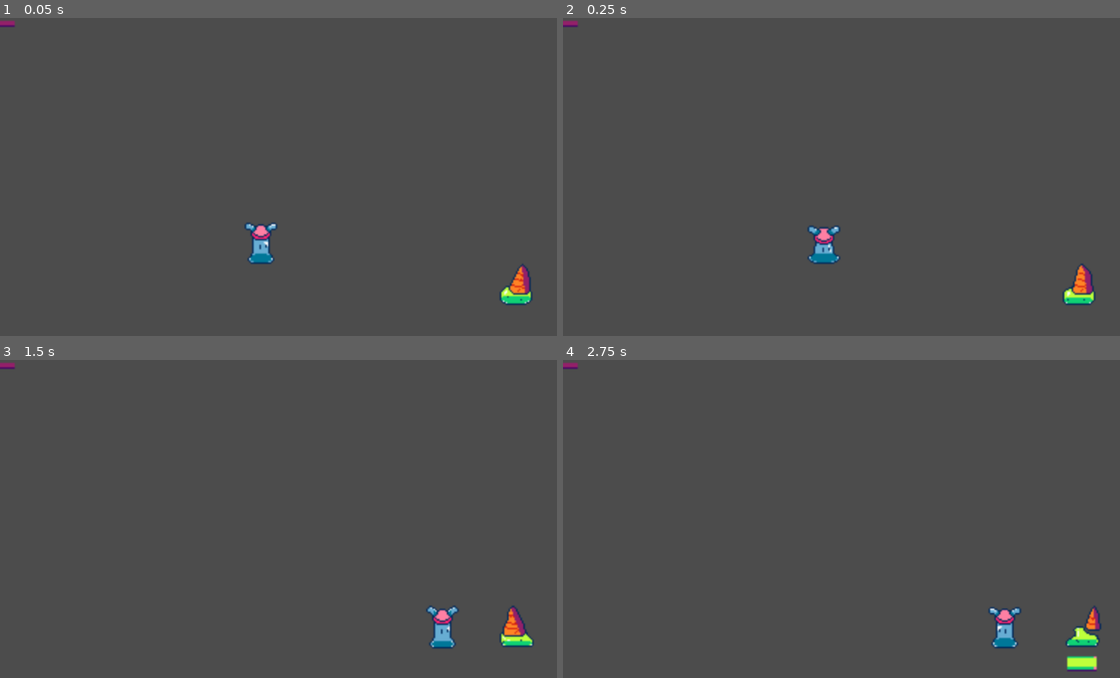
Above: before the commit, frames 1-4 (two rows, left to right).
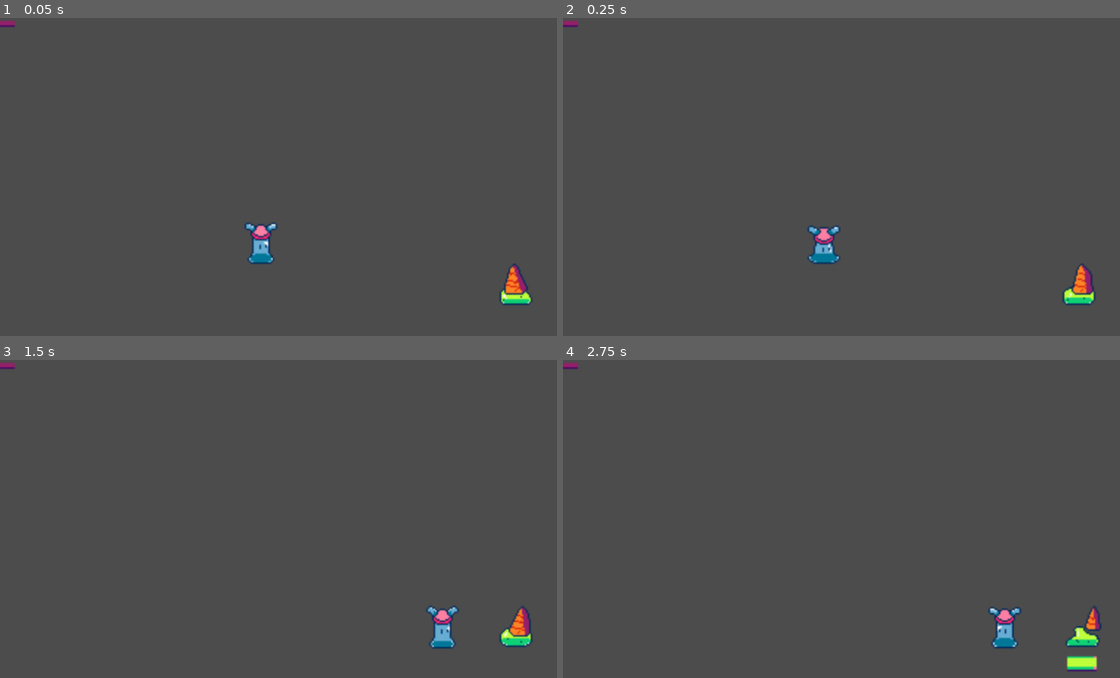
Above: after the commit, the same moments.

Repository: etherware-novice/slime-godot-game
Game: Godot game, scene res://Main.tscn
The game is run twice, just before and just after one commit, with the same random seed, the same clock (stepped at 60 frames per second) and the same inputs.
Inputs:
- Up to frame 1 (0.05 s): no input
- Up to frame 2 (0.25 s): no input
- Up to frame 3 (1.5 s): hold Right (ui_right) 0.53-1.28 s
- Up to frame 4 (2.75 s): hold Right (ui_right) from 2.03 s (still down)

The runs differ from the first frame. In frame 1, 0.5% of the frame differs, in the area x 89-96%, y 77-91%; in frame 2, less than 0.1%; in frame 3, 0.5%; in frame 4, nothing differs.

Commit message:
death sprite implemented

Diff:
--- a/HUD.tscn
+++ b/HUD.tscn
@@ -122,5 +122,3 @@
 [node name="despawn" type="Timer" parent="."]
 wait_time = 3.0
 one_shot = true
-
-[connection signal="timeout" from="despawn" to="." method="_on_despawn_timeout"]
--- a/icecream.gd
+++ b/icecream.gd
@@ -20,12 +20,17 @@
 
 
 func _on_beanie_attack(dmg):
-	$AnimatedSprite.animation = "hurt"
 	_sub_hp(dmg)
-	yield($AnimatedSprite, "animation_finished")
-	if(hp < 0):
+	if(hp > 0):
+		$AnimatedSprite.animation = "hurt"
+		yield($AnimatedSprite, "animation_finished")
+		$AnimatedSprite.animation = "idle"
+	else:
+		$AnimatedSprite.animation = "death"
+		yield($AnimatedSprite, "animation_finished")
+		$AnimatedSprite.animation = "deathhold"
+		yield(get_tree().create_timer(5.0), "timeout")
 		queue_free()
-	$AnimatedSprite.animation = "idle"
 
 
 func _update_hp(new_hp):
--- a/icecream.tscn
+++ b/icecream.tscn
@@ -1,8 +1,55 @@
-[gd_scene load_steps=16 format=2]
+[gd_scene load_steps=27 format=2]
 
 [ext_resource path="res://icecream.gd" type="Script" id=1]
 [ext_resource path="res://art/icecream_hurt.png" type="Texture" id=2]
 [ext_resource path="res://art/icecream_idle.png" type="Texture" id=3]
+[ext_resource path="res://art/icecream_death.png" type="Texture" id=4]
+[ext_resource path="res://art/icecream_deathhold.png" type="Texture" id=5]
+
+[sub_resource type="AtlasTexture" id=13]
+flags = 4
+atlas = ExtResource( 4 )
+region = Rect2( 0, 0, 32, 32 )
+
+[sub_resource type="AtlasTexture" id=14]
+flags = 4
+atlas = ExtResource( 4 )
+region = Rect2( 32, 0, 32, 32 )
+
+[sub_resource type="AtlasTexture" id=15]
+flags = 4
+atlas = ExtResource( 4 )
+region = Rect2( 64, 0, 32, 32 )
+
+[sub_resource type="AtlasTexture" id=16]
+flags = 4
+atlas = ExtResource( 4 )
+region = Rect2( 96, 0, 32, 32 )
+
+[sub_resource type="AtlasTexture" id=17]
+flags = 4
+atlas = ExtResource( 4 )
+region = Rect2( 128, 0, 32, 32 )
+
+[sub_resource type="AtlasTexture" id=18]
+flags = 4
+atlas = ExtResource( 4 )
+region = Rect2( 160, 0, 32, 32 )
+
+[sub_resource type="AtlasTexture" id=19]
+flags = 4
+atlas = ExtResource( 4 )
+region = Rect2( 192, 0, 32, 32 )
+
+[sub_resource type="AtlasTexture" id=20]
+flags = 4
+atlas = ExtResource( 5 )
+region = Rect2( 0, 0, 32, 32 )
+
+[sub_resource type="AtlasTexture" id=21]
+flags = 4
+atlas = ExtResource( 5 )
+region = Rect2( 32, 0, 32, 32 )
 
 [sub_resource type="AtlasTexture" id=1]
 flags = 4
@@ -56,6 +103,16 @@
 
 [sub_resource type="SpriteFrames" id=11]
 animations = [ {
+"frames": [ SubResource( 13 ), SubResource( 14 ), SubResource( 15 ), SubResource( 16 ), SubResource( 17 ), SubResource( 18 ), SubResource( 19 ) ],
+"loop": true,
+"name": "death",
+"speed": 5.0
+}, {
+"frames": [ SubResource( 20 ), SubResource( 21 ) ],
+"loop": true,
+"name": "deathhold",
+"speed": 2.0
+}, {
 "frames": [ SubResource( 1 ), SubResource( 2 ), SubResource( 3 ), SubResource( 4 ), SubResource( 5 ) ],
 "loop": true,
 "name": "hurt",
@@ -77,6 +134,7 @@
 scale = Vector2( 2, 2 )
 frames = SubResource( 11 )
 animation = "idle"
+frame = 3
 playing = true
 
 [node name="CollisionShape2D" type="CollisionShape2D" parent="."]
Not shown, added: art/icecream_death.png.import
Binary file added: art/icecream_deathhold.png
Not shown, added: art/icecream_deathhold.png.import
Binary file added: raw/icecream_deathhold.aseprite
